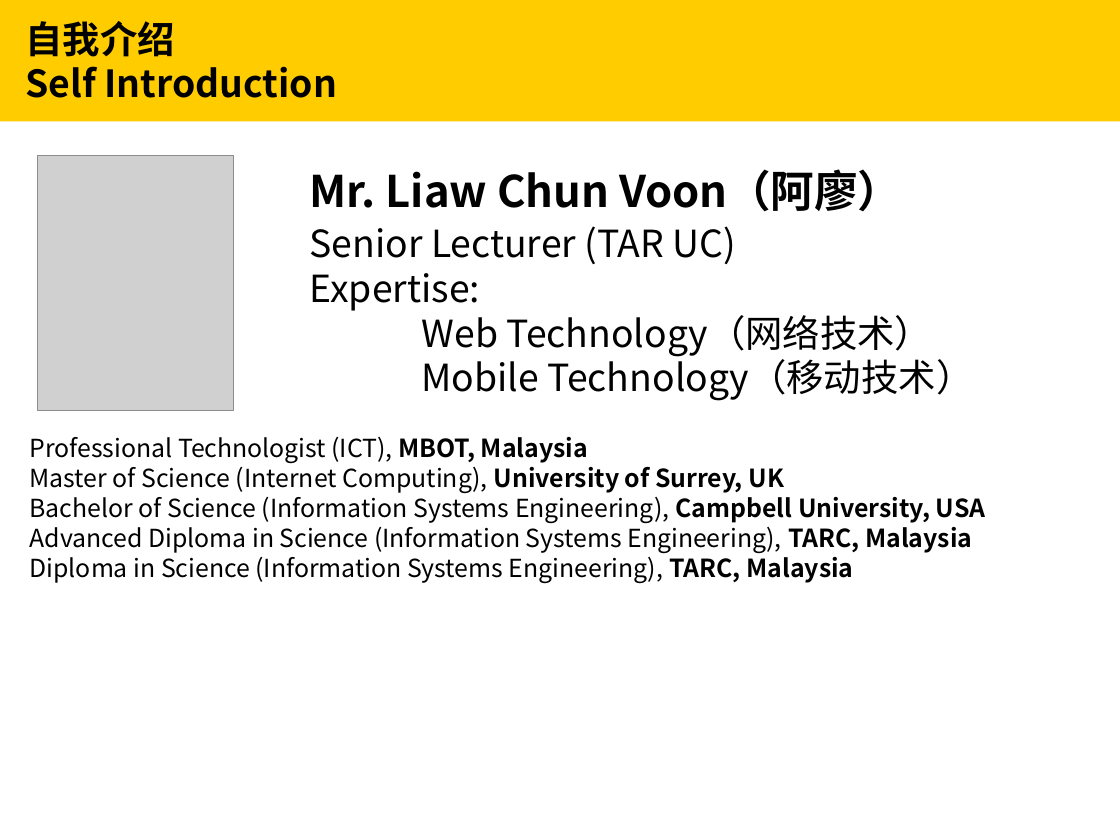
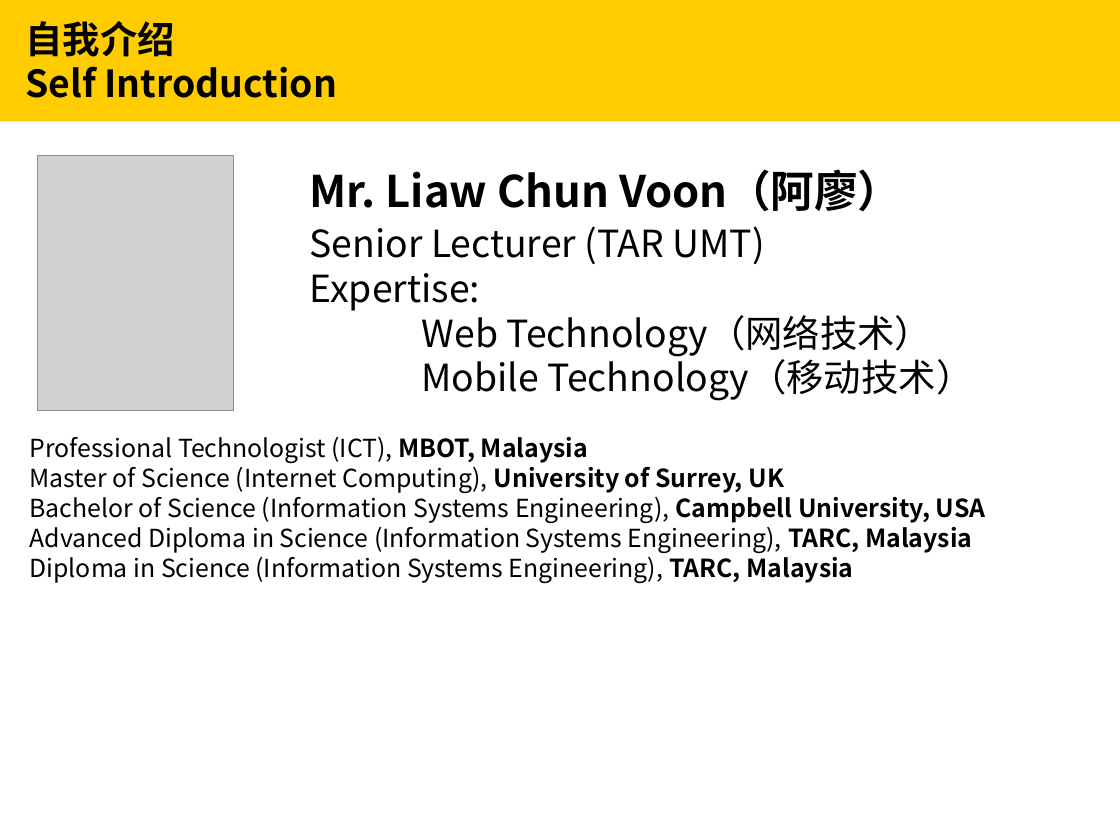
Before and after one commit to liawcv/liawcv.github.io, a slide deck: slide 2 of slide.pptx. Drawn at 1120x840 pixels with LibreOffice and Linux fonts; fonts in the diff are those of the drawing; grey boxes stand for pictures. Boxes give left, top, right and bottom in pixels: in the first picture for what was removed or moved away, otherwise in the second. Text is boxed around its words. In the diff, an @@ line names an element or a change of style, - is before the commit and + after.

```diff
--- a/slide.pptx
+++ b/slide.pptx
@@ text at (310,226,765,264): text changed @@
-Senior Lecturer (TAR UC)
+Senior Lecturer (TAR UMT)
```
Also in this commit, not shown: 11 other slides changed, 4 slides added, 1 other file.
